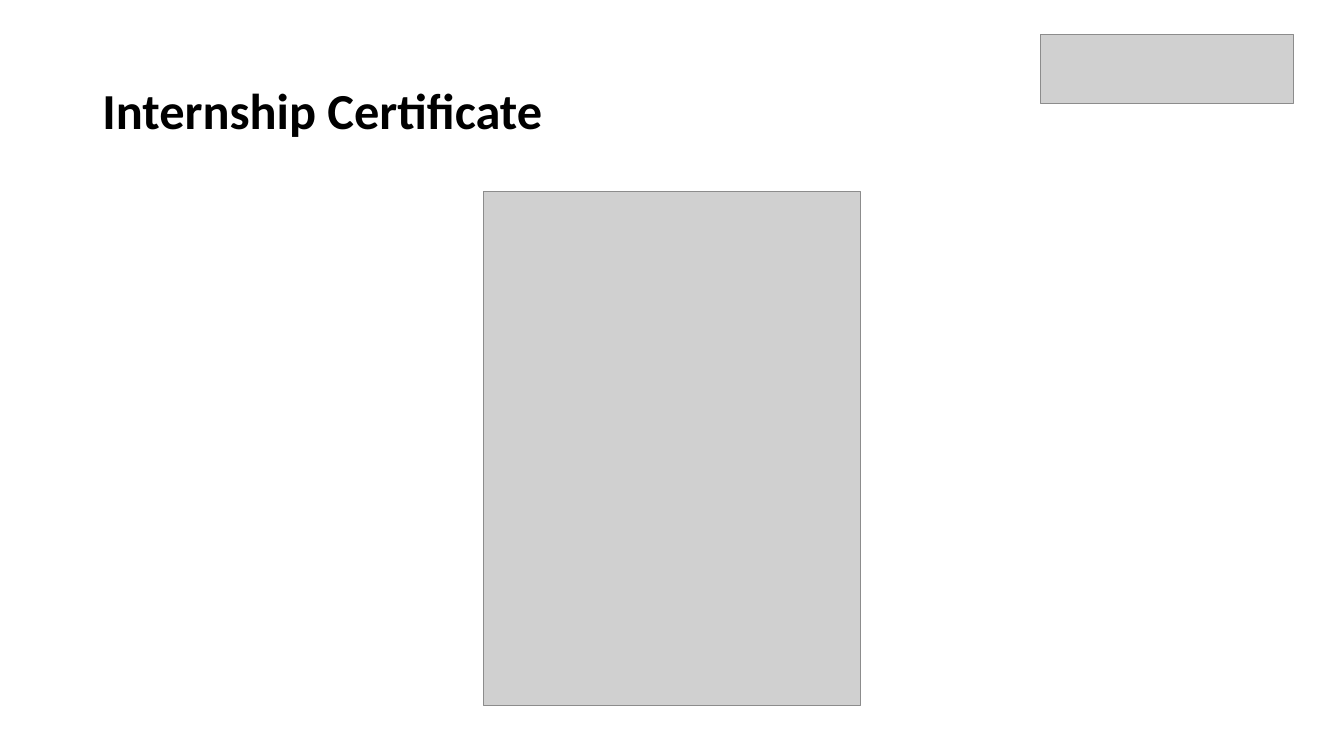
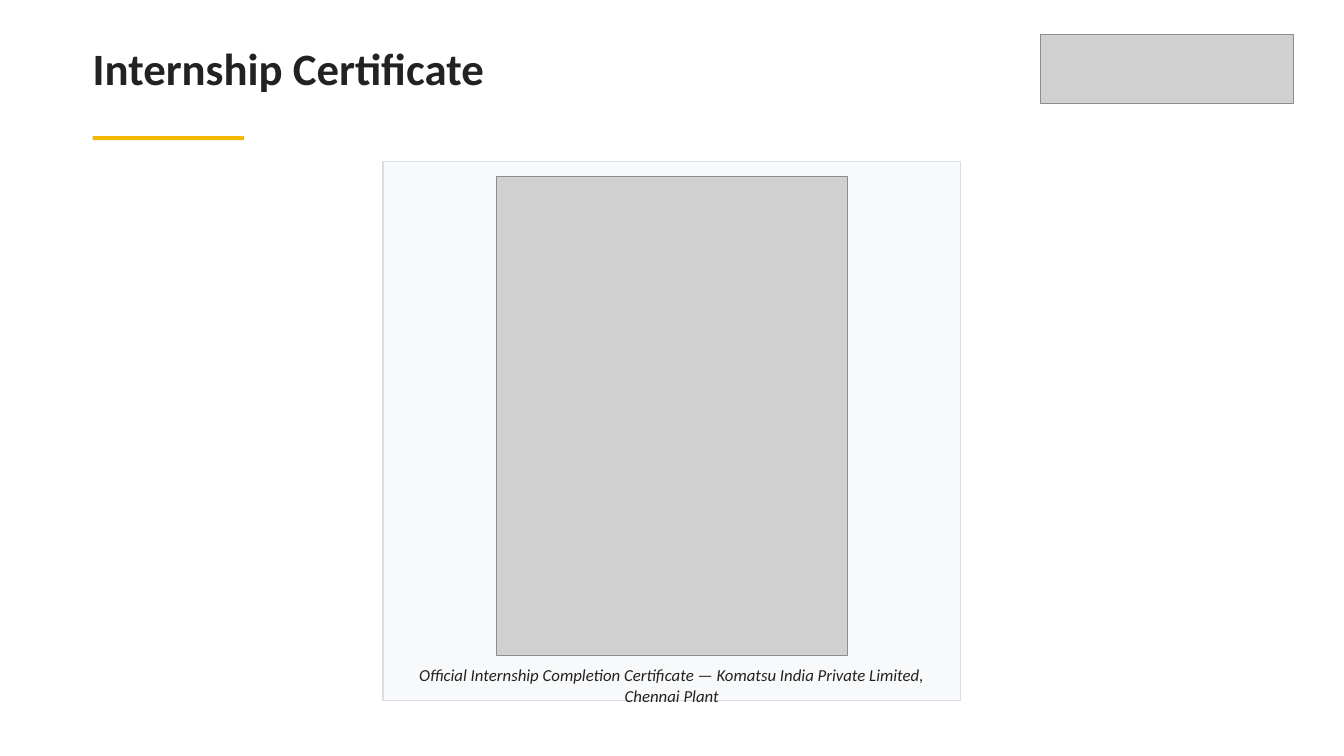
Before and after one commit to ayaan0405/KOM-MICS-Smart-Factory-Monitoring, a slide deck: slide 8 of SMART_FACTORY_MONITORING_SYSTEM_PRESENTATION.pptx. Drawn at 1344x756 pixels with LibreOffice and Linux fonts; fonts in the diff are those of the drawing; grey boxes stand for pictures. Boxes give left, top, right and bottom in pixels: in the first picture for what was removed or moved away, otherwise in the second. Text is boxed around its words. In the diff, an @@ line names an element or a change of style, - is before the commit and + after.

```diff
--- a/SMART_FACTORY_MONITORING_SYSTEM_PRESENTATION.pptx
+++ b/SMART_FACTORY_MONITORING_SYSTEM_PRESENTATION.pptx
@@ text "Internship Certificate" at box(93, 53, 484, 92): size 36 to 32 pt, text colour #000000 to #222222; line spacing 0.9 to 1; vertical alignment middle to top @@
@@ rectangle added at box(93, 136, 244, 140), fill #F5B800 @@
@@ rectangle added at box(383, 161, 961, 701), fill #F8F9FA, outline #DADEE4 1 pt @@
@@ picture: place and size @@
-picture at box(484, 192, 861, 706)
+picture at box(497, 176, 848, 655)
@@ text added at box(419, 669, 923, 702), 12 pt, text #222222, italic @@
+Official Internship Completion Certificate — Komatsu India Private Limited, Chennai Plant
```
Also in this commit, not shown: 6 other slides changed, 2 slides added, 2 slides removed.
